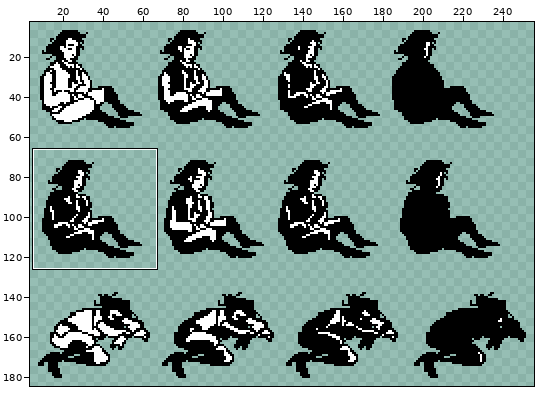
Sprite sheet: Assets/Resources/Sprites/characterSprites/captain/captainUIsheet.png. Above: a wide view before the commit, with the close-up outlined.
Close-up. Before the commit:
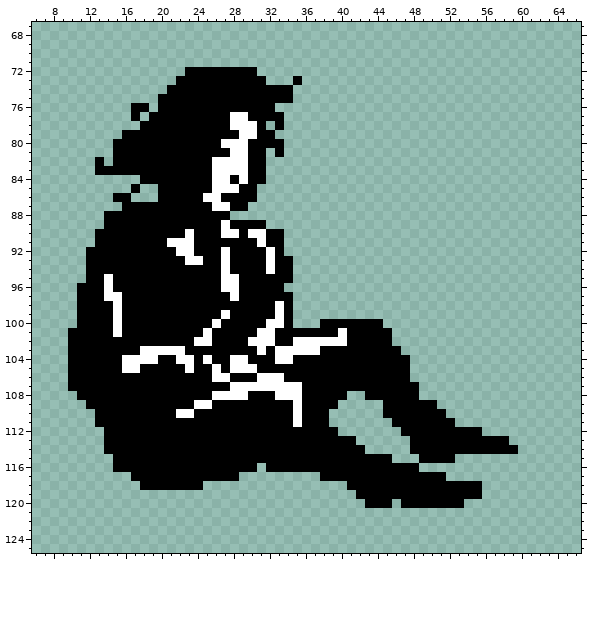
The file is 600x400 pixels, drawn in blocks of 2x2; one block is one cell here. Colours within 5 levels of each other are drawn and written as one. Shown: x 6..66, y 67..125. The wide view leaves out empty margins.
Once edited:
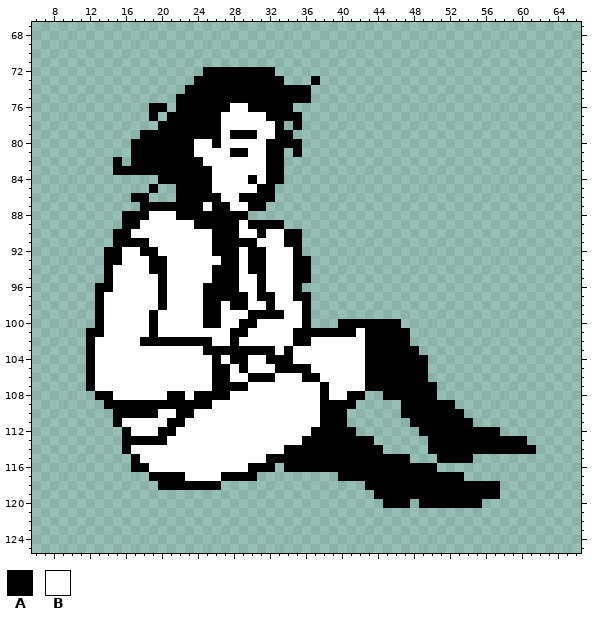
Palette (. is transparent): A #000000  B #ffffff
Difference:
@@ x 6..66 @@
  71 .............................................................
- 72 .................AAAAAAAA....................................
- 73 ................AAAAAAAAAA...A...............................
- 74 ...............AAAAAAAAAAAAAA................................
- 75 ..............AAAAAAAAAAAAAAA................................
- 76 ...........AA.AAAAAAAAAAAAA..................................
- 77 ...........A.AAAAAAAAABBAAAA.................................
- 78 ............AAAAAAAAAABBBA.A.................................
- 79 ..........AAAAAAAAAAAAABBAA..................................
- 80 .........AAAAAAAAAAAABBBAAAA.................................
- 81 .........AAAAAAAAAAAAABBAA.A.................................
- 82 .......A.AAAAAAAAAAABBBBAA...................................
- 83 .......AAAAAAAAAAAAABBBBAA...................................
- 84 ............AAAAAAAABBABAA...................................
- 85 ...........A..AAAAAABBBAA....................................
- 86 .........AA...AAAAABBAAAA....................................
- 87 ..........AAAAAAAAAABBAA.....................................
- 88 ........AAAAAAAAAAAAAA.......................................
- 89 ........AAAAAAAAAAAAABAAAA...................................
- 90 .......AAAAAAAAAABAAABBABBAA.................................
- 91 .......AAAAAAAABBBAAAAAAABAA.................................
- 92 ......AAAAAAAAAABBAAABAAAABA.................................
- 93 ......AAAAAAAAAAABBAABAAAABAA................................
- 94 ......AAAAAAAAAAAAAAABAAAABAA................................
- 95 ......AABAAAAAAAAAAAABBAAAAAA................................
- 96 .....AAABAAAAAAAAAAAABBAAAAA.................................
- 97 .....AAABBAAAAAAAAAAAABAAAAAA................................
- 98 .....AAAABAAAAAAAAAAAAAAAAABA................................
- 99 .....AAAABAAAAAAAAAAABAAAAABA................................
-100 .....AAAABAAAAAAAAAABAAAAABBA...AAAAAAA......................
-101 ....AAAAABAAAAAAAAABAAAAABBAAAAAAABAAAAA.....................
-102 ....AAAAAAAAAAAAAABBAAAABBBAABBBBBBAAAAA.....................
-103 ....AAAAAAAABBBBBAAAAAAAABABBBBBAAAAAAAAA....................
-104 ....AAAAAABBBBAABBABAABBAAABBAAAAAAAAAAAAA...................
-105 ....AAAAAABBAAAAABAABABBBAAAAAAAAAAAAAAAAA...................
-106 ....AAAAAAAAAAAAAAAABBAAABBBAAAAAAAAAAAAAA...................
-107 ....AAAAAAAAAAAAAAAAAABBBBBBBBAAAAAAAAAAAAA..................
-108 .....AAAAAAAAAAAAAAABBBBAAABBBAAAAA..AAAAAA..................
-109 ......AAAAAAAAAAAABBAAAAAAAAABAAAA.....AAAAAA................
-110 .......AAAAAAAAABBAAAAAAAAAAABAAA......AAAAAAA...............
-111 .......AAAAAAAAAAAAAAAAAAAAAABAAA.......AAAAAAA..............
-112 ........AAAAAAAAAAAAAAAAAAAAAAAAAA.......AAAAAAAAA...........
-113 ........AAAAAAAAAAAAAAAAAAAAAAAAAAAA......AAAAAAAAAAA........
-114 ........AAAAAAAAAAAAAAAAAAAAAAAAAAAAA.....AAAAAAAAAAAA.......
-115 .........AAAAAAAAAAAAAAAAAAAAAAAAAAAAAAA...AAAA..............
-116 .........AAAAAAAAAAAAAAAA.AAAAAAAAAAAAAAAAA..................
-117 ...........AAAAAAAAAAAA.........AAAAAAAAAAAAAA...............
-118 ............AAAAAAA................AAAAAAAAAAAAAAA...........
-119 ....................................AAAAAAAAAAAAAA...........
-120 .....................................AAA.AAAAAAA.............
+ 72 ...................AAAAAAAA..................................
+ 73 ..................AAAAAAAAAA...A.............................
+ 74 .................AAAAAAAAAAAAAA..............................
+ 75 ................AAAAAAAAAAAAAAA..............................
+ 76 .............AA.AAAAAABBAAAAA................................
+ 77 .............A.AAAAAABBBBBAAAA...............................
+ 78 ..............AAAAAAABBBBBBA.A...............................
+ 79 ............AAAAAAAAABAAABBAA................................
+ 80 ...........AAAAAAABBABBBBBAAAA...............................
+ 81 ...........AAAAAAABBBBAABBAA.A...............................
+ 82 .........A.AAAAAAAABBBBBBBAA.................................
+ 83 .........AAAAAAAAAAABBBBBBAA.................................
+ 84 ..............AAAAAABBBBABAA.................................
+ 85 .............A..AAAABBBBBAA..................................
+ 86 ...........AA...AAAAABBAAAA..................................
+ 87 ............AAAAAAABAABBAA...................................
+ 88 ..........AAABBBAAAAAAAA.....................................
+ 89 ..........AABBBBBBAAAAABAAAA.................................
+ 90 .........AABBBBBBBBBAAABBABBAA...............................
+ 91 .........AAAABBBBBBBAAAAABBBAA...............................
+ 92 ........AABBAABBBBBBAAABAABBBA...............................
+ 93 ........AABBBAABBBBBBAABAABBBAA..............................
+ 94 ........ABBBBAABBBBBAAABAABBBAA..............................
+ 95 ........ABBBBBABBBBBAAABBABBBAA..............................
+ 96 .......AABBBBBABBBBAAAABBABBBA...............................
+ 97 .......ABBBBBBABBBBAAAAABAABBAA..............................
+ 98 .......ABBBBBBABBBBAABAABBABBBA..............................
+ 99 .......ABBBBBABBBBBAABBBAAAABBA..............................
+100 .......ABBBBBABBBBBAABBAABBBBBA...AAAAAAA....................
+101 ......AABBBBBABBBBBBBBAABBBBBAAAAAAABAAAAA...................
+102 ......ABBBBBAAAAAAAABBABBBBBBAABBBBBBAAAAA...................
+103 ......ABBBBBBBBBBBBAAAAAAAABABBBBBBBBAAAAAA..................
+104 ......ABBBBBBBBBBBBBABAABBAAABBBBBBBBAAAAAAA.................
+105 ......ABBBBBBBBBBBBBAABABBBAAAABBBBBBAAAAAAA.................
+106 ......ABBBBBBBBBBBBBAABBAAABBBAABBBBBAAAAAAA.................
+107 ......ABBBBBBBBBBBBBAAAABBBBBBBBABBBBAAAAAAAA................
+108 .......AABBBBBBAABAAAABBBBBBBBBBABBAA..AAAAAA................
+109 ........AAAAAAAAAAAABBBBBBBBBBBBAAAA.....AAAAAA..............
+110 .........AAAAABBAABBBBBBBBBBBBBBAAA......AAAAAAA.............
+111 .........ABBBBBAABBBBBBBBBBBBBBBAAA.......AAAAAAA............
+112 ..........ABBBAABBBBBBBBBBBBBBBAAAAA.......AAAAAAAAA.........
+113 ..........AAAAABBBBBBBBBBBBBBBAAAAAAAA......AAAAAAAAAAA......
+114 ..........ABBBBBBBBBBBBBBBBBAAAAAAAAAAA.....AAAAAAAAAAAA.....
+115 ...........ABBBBBBBBBBBBBBAAAAAAAAAAAAAAAA...AAAA............
+116 ...........AABBBBBBBBBBBAAA.AAAAAAAAAAAAAAAAA................
+117 .............AAAABBBBAAAA.........AAAAAAAAAAAAAA.............
+118 ..............AAAAAAA................AAAAAAAAAAAAAAA.........
+119 ......................................AAAAAAAAAAAAAA.........
+120 .......................................AAA.AAAAAAA...........
 121 .............................................................
